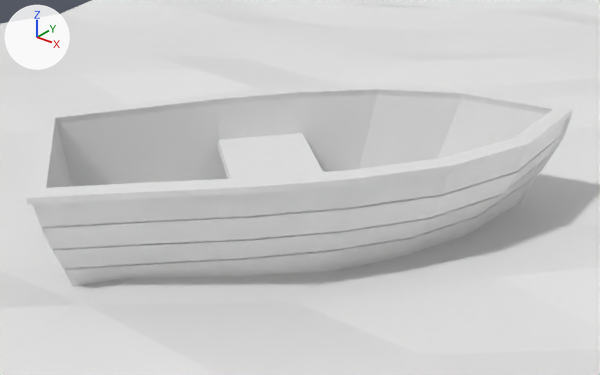
A saved change to the glTF model public/static/water.glb.
The view is the same before and after, from a 50 mm camera at (-26.35, -4.67, 2.29) aimed at (-28.89, -1.5, 0.32). Lighting does not change. The marker at upper left points along +X, +Y and +Z. Where no turn or scale is listed for an object, it has been applied to the vertices.

Objects in the first picture: 'Boat', 'Water'.
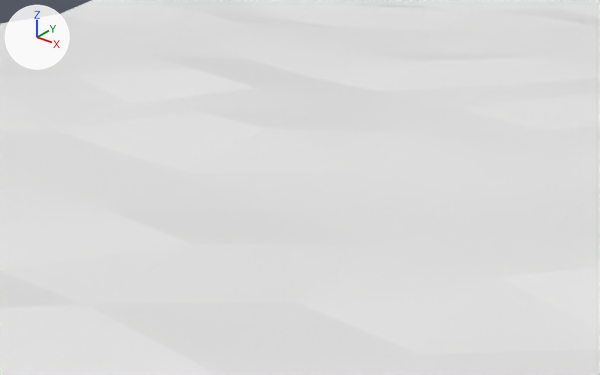
Location of each change, (x1, y1, x2, y2) in pixels of the pictures (600 x 375 px):
'Boat', deleted: before (26, 84, 573, 286)

The change, as a diff of the scene's bpy script:
```diff
--- a/public/static/water.glb.py
+++ b/public/static/water.glb.py
@@ ob_boat @@
-ob_boat = bpy.data.objects.new('Boat', me_cube_004)
-ob_boat.location = (-28.846, -1.435, 0.348)
```
